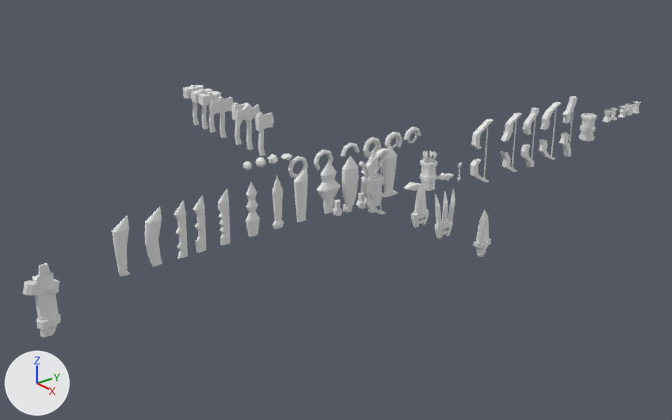
An edit to the Blender file Models/Blend/Sword.blend, drawn before and after from the same camera.
Rendered twice from a 50 mm camera at (14.77, -12.56, 7.95) aimed at (-1.78, 0.35, -0.96). The axes (+X, +Y, +Z) are drawn at lower left. The lights are the same throughout.
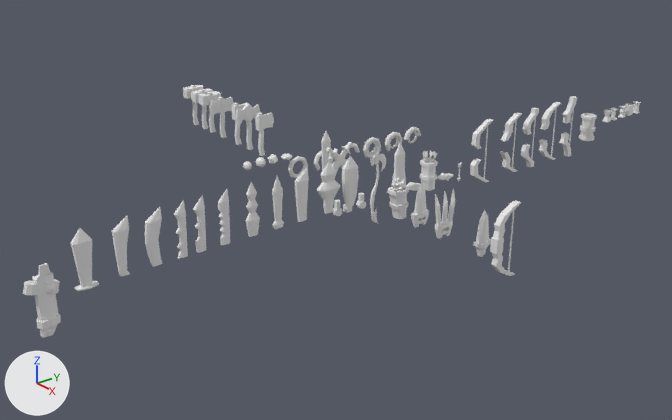
What differs and where, as boxes [x1, y1, x2, y2] in the pictures (672 x 420 px):
'Cube.002', moved: before [382, 145, 397, 195]; after [71, 228, 92, 287]
'Cube.022', moved: before [362, 148, 388, 214]; after [490, 201, 521, 276]
'Cube.031', moved: before [361, 170, 382, 207]; after [387, 178, 409, 219]
'Cube.012', moved: before [294, 167, 308, 222]; after [294, 167, 309, 222]
'Cube.047', moved: before [359, 155, 386, 191]; after [326, 142, 353, 172]
'Weapon', added: after [370, 147, 386, 223]
'Cube.050', added: after [392, 143, 406, 185]
'Cube.000', moved: before [369, 149, 378, 179]; after [321, 131, 331, 171]
'Cube.001', moved: before [382, 190, 398, 197]; after [74, 281, 99, 291]

What changed in the scene script:
```text
Add mat_default_002:
    mat_default_002 = diffuse_material('Default.002')
    mat_default_002.base_color = (0.8, 0.8, 0.8)  # white #e7e7e7
Add me_gnoll_08weapon_lwo:
    me_gnoll_08weapon_lwo.from_pydata(...)  # 328 vertices, 644 faces; spans x -6.91..3.64, y -1.8..0.95, z -0.2..0.2
    me_gnoll_08weapon_lwo.materials.append(mat_default_002)  # white #e7e7e7
Add me_cube_050:
    me_cube_050.from_pydata(...)  # 94 vertices, 80 faces; spans x -1.31..1.31, y -2.25..2.26, z -0.4..1.32
    me_cube_050.materials.append(mat_material)  # white #e7e7e7
Change ob_cube_047:
    ob_cube_047.location: (0.0, -0.03, 0.67) -> (-1.18, -0.03, 0.67)
Change ob_cube_012:
    ob_cube_012.location: (0.0, -1.98, -0.01) -> (0.0, -1.96, -0.01)
Change ob_cube_002:
    ob_cube_002.location: (0.01, 0.47, 0.0) -> (0.01, -6.83, 0.0)
Change ob_cube_000:
    ob_cube_000.location: (0.0, 0.0, 0.0) -> (-1.72, 0.0, 0.0)
Change ob_cube_001:
    ob_cube_001.location: (0.0, 0.48, 0.0) -> (0.0, -6.82, 0.0)
Change ob_cube_022:
    ob_cube_022.location: (0.0, 0.0, 0.34) -> (3.89, 0.0, 0.34)
Change ob_cube_031:
    ob_cube_031.location: (-0.02, 0.0, 0.48) -> (0.86, 0.0, 0.48)
Add ob_weapon:
    ob_weapon = bpy.data.objects.new('Weapon', me_gnoll_08weapon_lwo)
    ob_weapon.location = (0.0, 0.0, 0.0)
    ob_weapon.rotation_euler = (1.571, 1.485, -1.571)  # degrees (90, 85, -90)
    ob_weapon.scale = (0.175, 0.175, 0.175)
    _m = ob_weapon.modifiers.new('Triangulate', 'TRIANGULATE')
Add ob_cube_050:
    ob_cube_050 = bpy.data.objects.new('Cube.050', me_cube_050)
    ob_cube_050.location = (0.0, 0.78, 0.0)
    ob_cube_050.scale = (0.0821, 0.0967, 0.889)
    _m = ob_cube_050.modifiers.new('Triangulate', 'TRIANGULATE')
```
